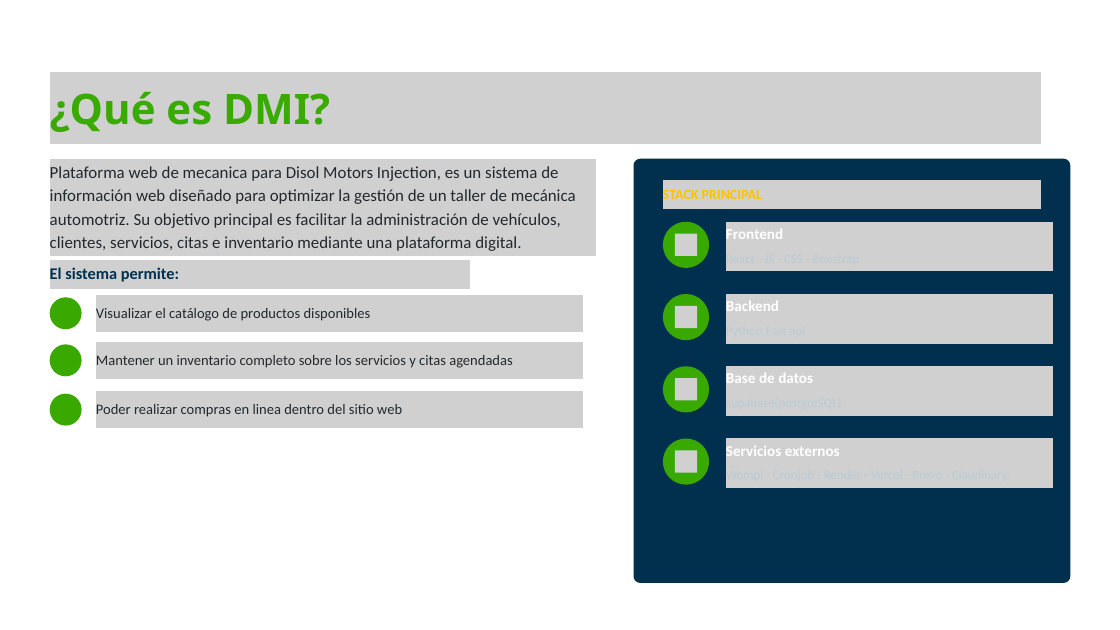
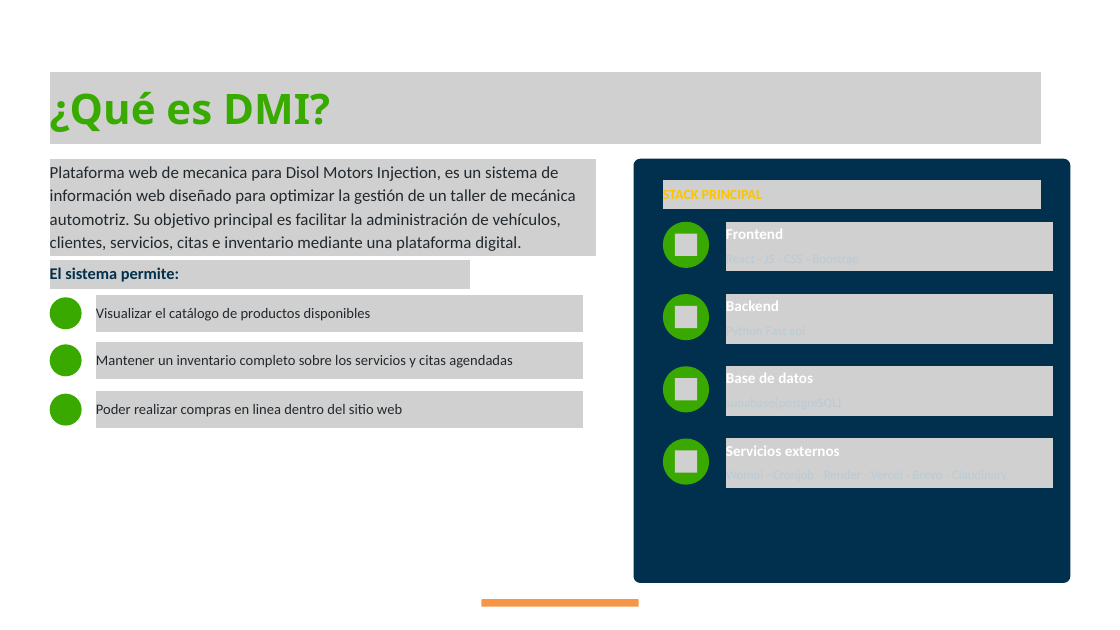
Before and after one commit to JoZeP-zip/DMI_sistema_de_informacion, a slide deck: slide 2 of Documentacion/Presentacion-DMI .pptx. Drawn at 1120x630 pixels with LibreOffice and Linux fonts; fonts in the diff are those of the drawing; grey boxes stand for pictures; background and template pictures are left out. Boxes give left, top, right and bottom in pixels: in the first picture for what was removed or moved away, otherwise in the second. Text is boxed around its words. In the diff, an @@ line names an element or a change of style, - is before the commit and + after.

```diff
--- a/Documentacion/Presentacion-DMI .pptx
+++ b/Documentacion/Presentacion-DMI .pptx
@@ round same rect added at <box>480,598,639,608</box>, fill #F79646, outline #FFFFFF 2 pt @@
```
Also in this commit, not shown: 11 other slides changed.
